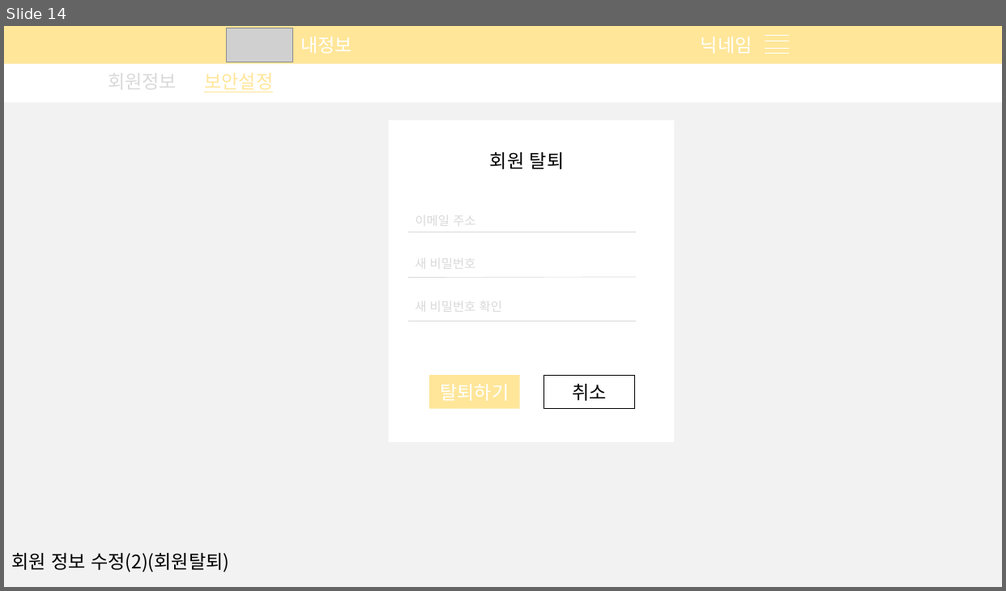
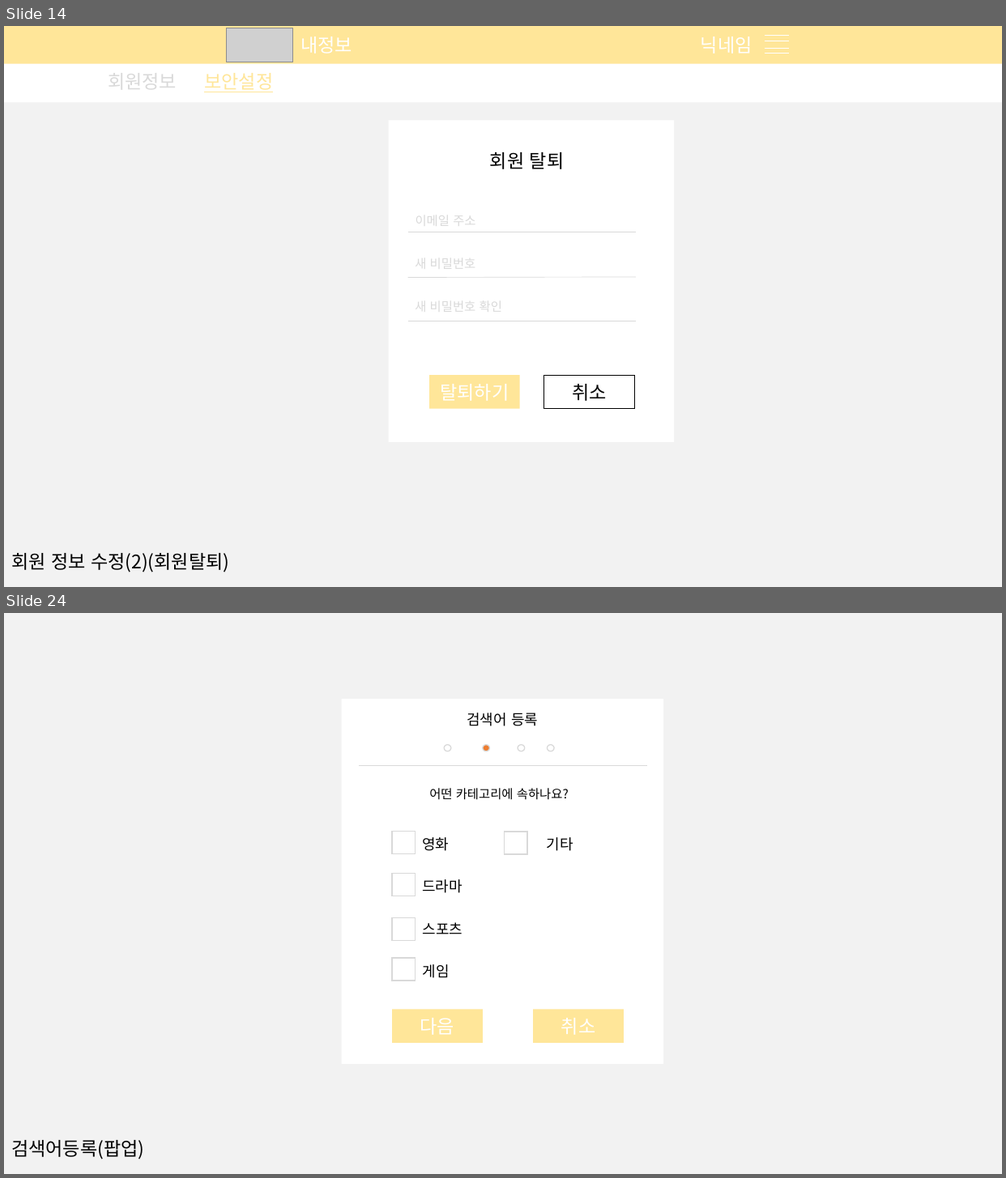
Before and after one commit to What-The-Pork/meeting-log, a slide deck: image/login/회원관리페이지.pptx. Shown one above the other, each under a label of ours: slide 14 before the commit, slides 14 and 24 after it; the slides between them are not shown. The pictures are 1006x591 and 1006x1178 pixels, drawn with LibreOffice and Linux fonts; fonts in the diff are those of the drawing; grey boxes stand for pictures. Boxes give left, top, right and bottom in pixels: in the first picture for what was removed or moved away, otherwise in the second. Text is boxed around its words. In the diff, an @@ line names an element or a change of style, - is before the commit and + after.

```diff
--- a/image/login/회원관리페이지.pptx
+++ b/image/login/회원관리페이지.pptx
@@ slide 24 added at [4, 613, 1002, 1174], background #F2F2F2 @@
@@ rectangle added at [342, 699, 663, 1064], fill #FFFFFF @@
@@ text added at [467, 713, 538, 726], 14 pt, text #000000 @@
+검색어 등록
@@ ellipse added at [444, 745, 451, 752], fill #FFFFFF, outline #D9D9D9 1 pt @@
@@ ellipse added at [483, 745, 489, 752], fill #ED7D31, outline #D9D9D9 1 pt @@
@@ ellipse added at [518, 745, 524, 752], fill #FFFFFF, outline #D9D9D9 1 pt @@
@@ ellipse added at [548, 745, 554, 752], fill #FFFFFF, outline #D9D9D9 1 pt @@
@@ line added from (359, 766) to (647, 766), #D9D9D9 0.5 pt @@
@@ text added at [429, 788, 569, 800], 12 pt, text #000000 @@
+어떤 카테고리에 속하나요?
@@ rectangle added at [392, 832, 415, 854], fill #FFFFFF, outline #D9D9D9 1 pt @@
@@ text added at [422, 837, 449, 851], 14 pt, text #000000 @@
+영화
@@ rectangle added at [504, 832, 527, 854], fill #FFFFFF, outline #D9D9D9 1 pt @@
@@ text added at [547, 837, 573, 851], 14 pt, text #000000 @@
+기타
@@ rectangle added at [392, 874, 415, 896], fill #FFFFFF, outline #D9D9D9 1 pt @@
@@ text added at [422, 879, 462, 893], 14 pt, text #000000 @@
+드라마
@@ rectangle added at [392, 918, 415, 940], fill #FFFFFF, outline #D9D9D9 1 pt @@
@@ text added at [423, 922, 463, 935], 14 pt, text #000000 @@
+스포츠
@@ rectangle added at [392, 958, 415, 981], fill #FFFFFF, outline #D9D9D9 1 pt @@
@@ text added at [423, 965, 450, 978], 14 pt, text #000000 @@
+게임
@@ rectangle added at [393, 1010, 484, 1043], fill #FFE699 @@
@@ rectangle added at [533, 1010, 624, 1043], fill #FFE699 @@
@@ text added at [11, 1140, 144, 1160], 18 pt, text #000000 @@
+검색어등록(팝업)
```
Also in this commit, not shown: 7 slides changed, 6 other slides added.
